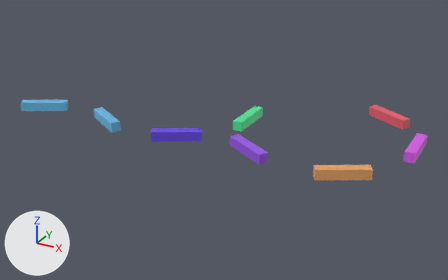
The COLLADA model lindenscript/wood-for-sheep/models/roads7.dae, before and after one commit.
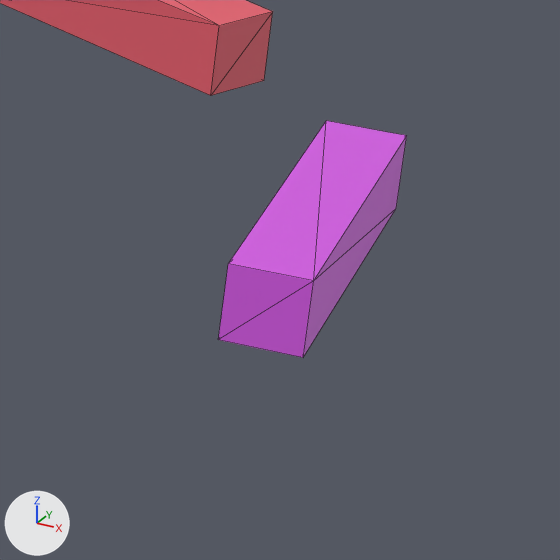
Old and new are each drawn whole from a 50 mm lens placed at (5.326, -5.5, 2.484), pointed at (2.353, -0.096, -0.218) and again close up on the part from 84% to 100% of the width and 42% to 68% of the height. Arrows for +X, +Y and +Z are at lower left; the lights stay in place. The close-ups show mesh edges as thin lines. Where no turn or scale is listed for an object, it has been applied to the vertices.

Names of what the first close-up shows: 'road.048'.
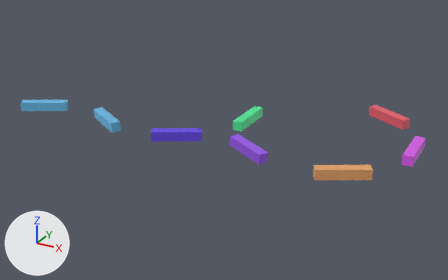
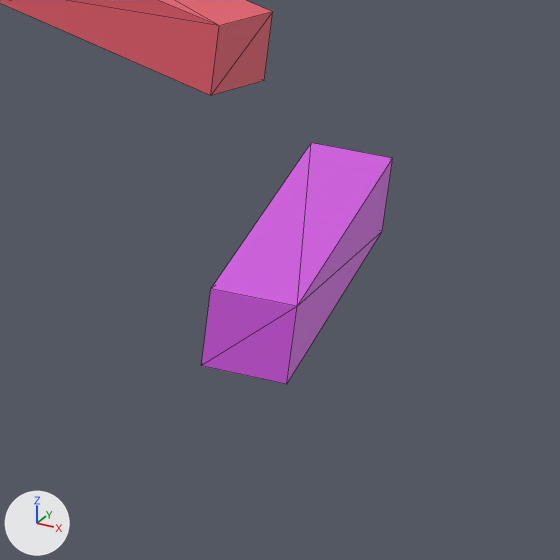
Where the change shows, as pixel boxes [x1, y1, x2, y2] in the close-ups (560 x 560 px; the box of a moved part takes in the faces that stretch with it):
'road.048', reshaped: before [0, 0, 407, 358]; after [0, 0, 393, 384]
part 1 of me_cube_206, moved or reshaped: before [218, 121, 407, 358]; after [201, 143, 393, 384]

The change, as a list of edits to the scene's bpy script:
```text
Change me_cube_206:
    where me_cube_206.from_pydata(...)  # 64 vertices, 96 faces; spans x -3.7..0.49, y -1.68..0.17, z 0.0..0.1
    used by ob_road_048; location = (3.891, 0.754, 0.0)
    me_cube_206 part 1: the loose piece of 8 vertices spanning x 0.39..0.49, y -0.92..-0.42, z 0.0..0.1 is moved by (0.0, -0.08, 0.0)
```
